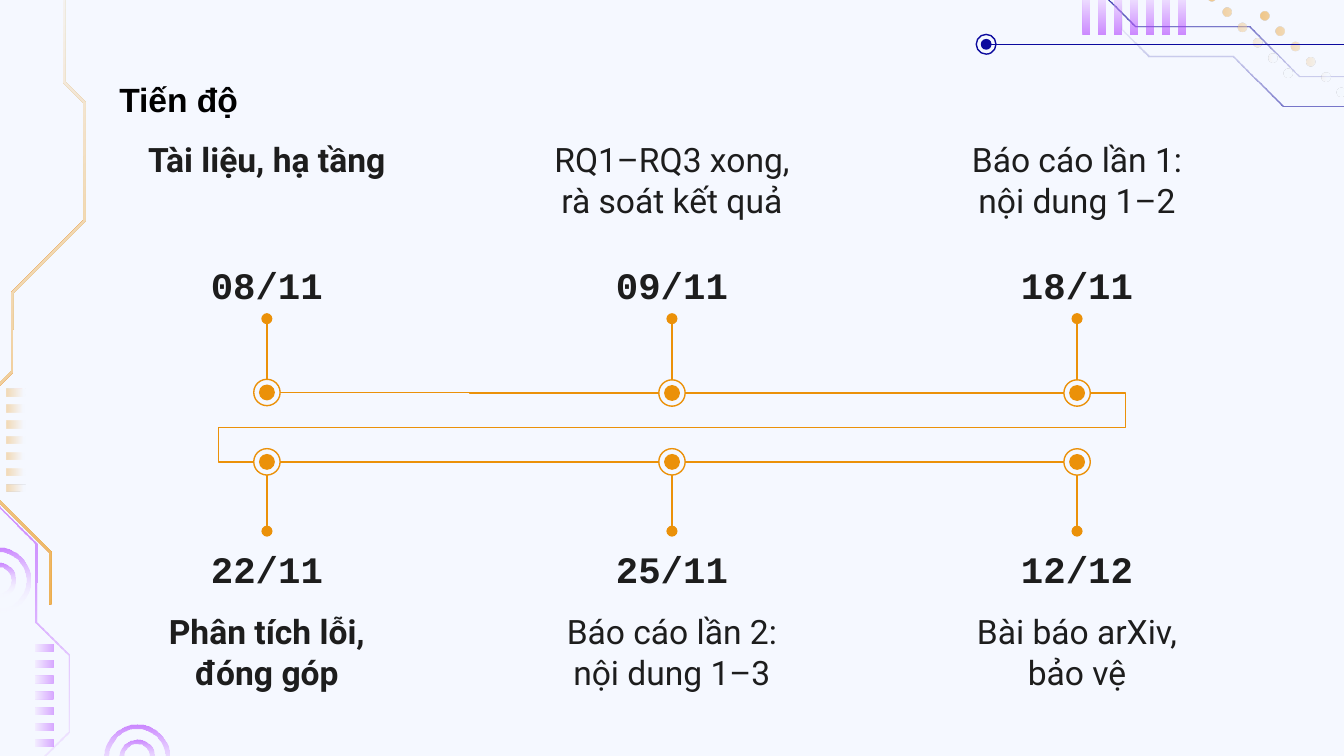
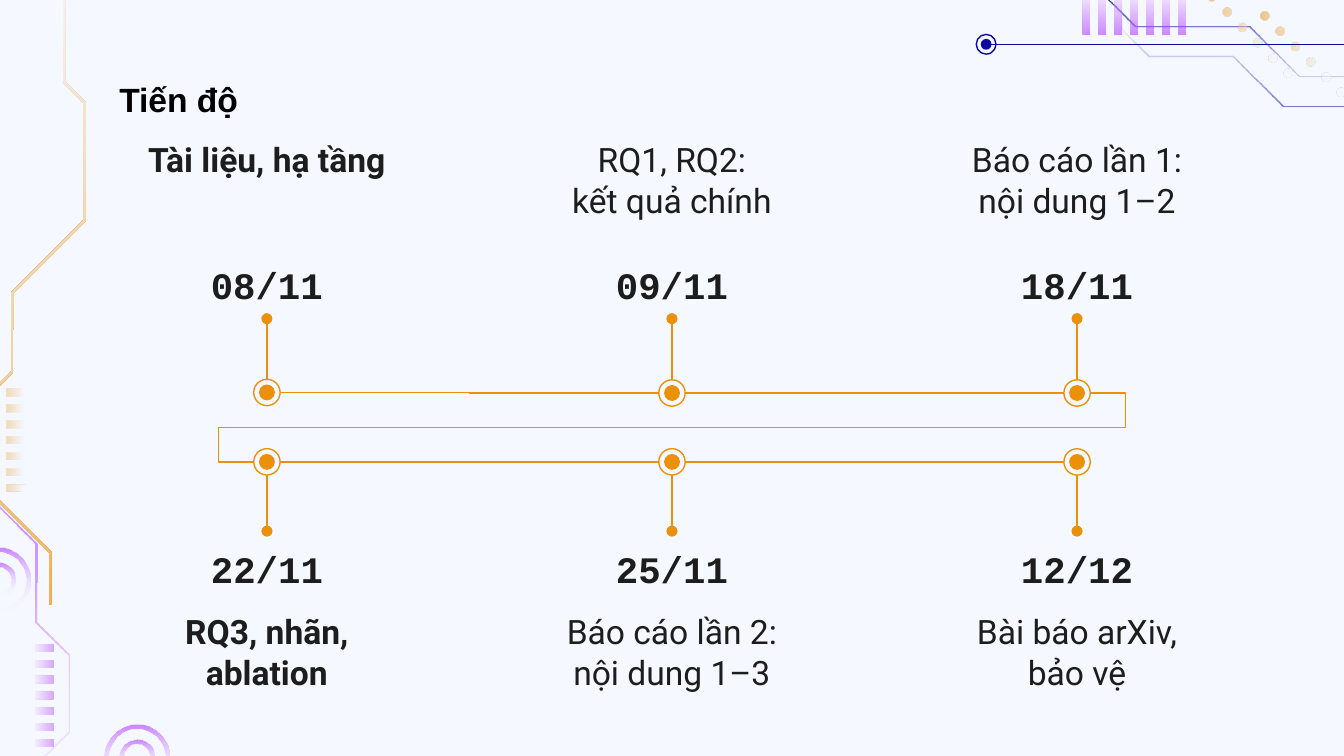
Before and after one commit to doanan293/grounded-or-guessed, a slide deck: slide 17 of docs/presentation/bao-cao-lan-1.pptx (slide 19 before the commit). Drawn at 1344x756 pixels with LibreOffice and Linux fonts; fonts in the diff are those of the drawing; background and template pictures are left out. Boxes give left, top, right and bottom in pixels: in the first picture for what was removed or moved away, otherwise in the second. Text is boxed around its words. In the diff, an @@ line names an element or a change of style, - is before the commit and + after.

Commit message:
docs: stage content by milestone (report 1: RQ1 + main comparison on original/repaired labels; report 2: + label review, ablation, additions, static tools, RQ3, analysis; full: + propose-and-verify); staged slides and tables; test guarding the staging; deck build pinned to a Python with python-pptx

```diff
--- a/docs/presentation/bao-cao-lan-1.pptx
+++ b/docs/presentation/bao-cao-lan-1.pptx
@@ text at box(572, 147, 771, 220): text changed @@
-RQ1–RQ3 xong,
-rà soát kết quả
+RQ1, RQ2:
+kết quả chính
@@ text at box(185, 618, 349, 686): text changed @@
-Phân tích lỗi,
-đóng góp
+RQ3, nhãn,
+ablation
```
Also in this commit, not shown: 5 other slides changed, 2 slides removed, 30 other files.
